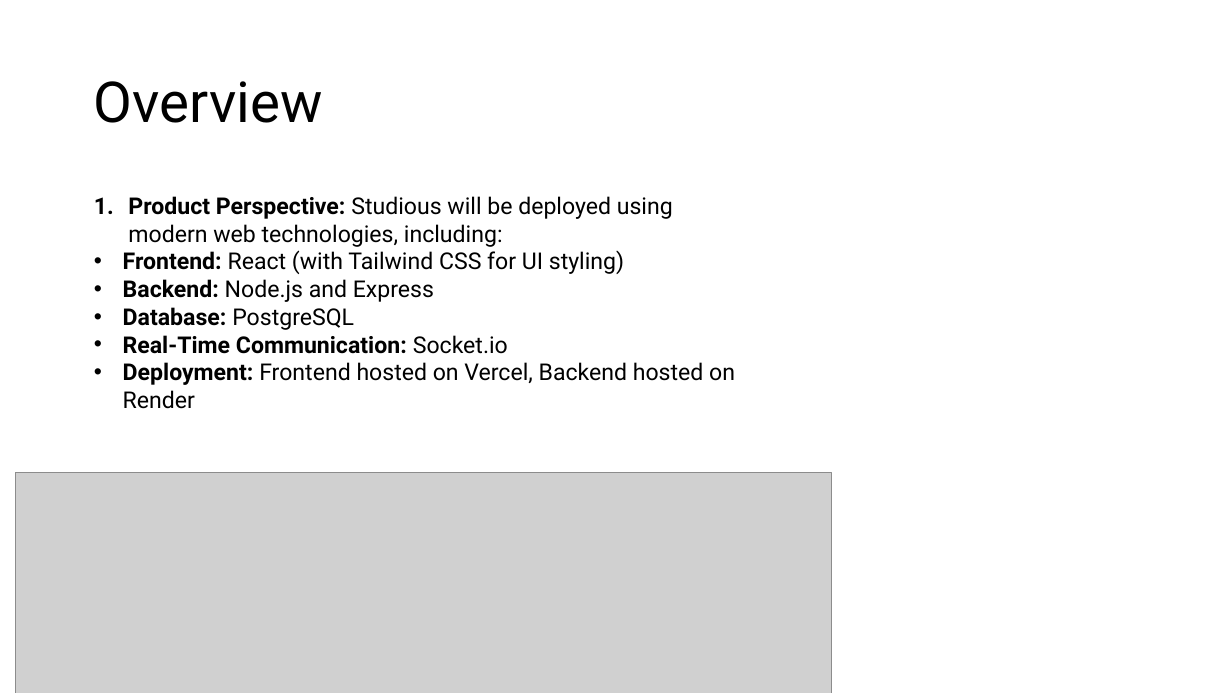
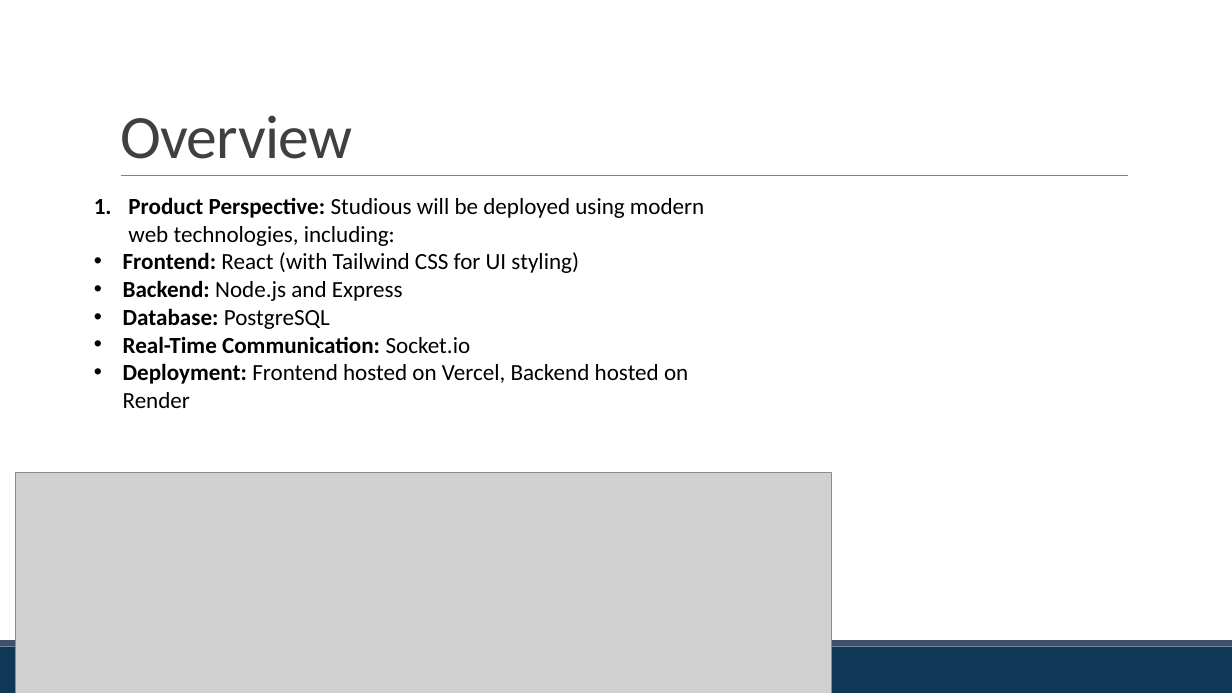
Before and after one commit to hudcho/Studious, a slide deck: slide 4 of ASGMNT3/JHET_Innovations-Assignment3-SRS-Presentation.pptx. Drawn at 1232x693 pixels with LibreOffice and Linux fonts; fonts in the diff are those of the drawing; grey boxes stand for pictures. Boxes give left, top, right and bottom in pixels: in the first picture for what was removed or moved away, otherwise in the second. Text is boxed around its words. In the diff, an @@ line names an element or a change of style, - is before the commit and + after.

Commit message:
Added slides for functional requirements, added theme for powerpoint, Minor edits to SRS document

```diff
--- a/ASGMNT3/JHET_Innovations-Assignment3-SRS-Presentation.pptx
+++ b/ASGMNT3/JHET_Innovations-Assignment3-SRS-Presentation.pptx
@@ title "Overview": place and size @@
-title "Overview" at (94, 81, 323, 123)
+title "Overview" at (120, 115, 352, 159)
@@ title "Overview" at (120, 115, 352, 159): size 44 to 48 pt, font Roboto to Calibri, text colour #000000 to #404040, letter spacing 0 to -0.5 pt; line spacing 0.9 to 0.85; vertical alignment middle to bottom @@
@@ line added from (121, 176) to (1128, 176), #808080 0.5 pt @@
@@ text "Product Perspective: Studious will be ..." at (123, 197, 704, 408): font Roboto to Calibri @@
@@ rectangle added at (0, 647, 1232, 693), fill #0F3756 @@
@@ rectangle added at (0, 640, 1232, 647), fill #3E506A @@
```
Also in this commit, not shown: 8 other slides changed, 3 slides added, 2 slides removed, 2 other files.
